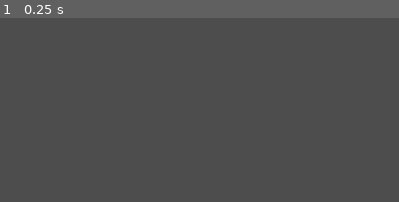
Above: before the commit, frame 1.
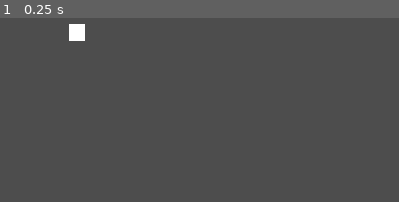
Above: after the commit, the same moment.

Repository: Vegito2367/HH25
Game: Godot game, scene res://Scenes/main.tscn
Two runs of this game, one before a commit and one after it. Both use one fixed random seed, a clock stepped at 60 frames per second and the inputs below. The project has no main scene, so this scene is started directly.
Inputs:
- Up to frame 1 (0.25 s): no input
The pictures show only the part of the screen within x 0-50%, y 0-50%; the shares and areas given below are measured in that part.

The runs differ from the first frame. In frame 1, 0.4% of the frame differs, in the area x 17-22%, y 3-13%.

Commit message:
Added bash script automation to run server and game

Diff:
--- a/godothh25/hh25/Scenes/main.tscn
+++ b/godothh25/hh25/Scenes/main.tscn
@@ -1,11 +1,61 @@
-[gd_scene load_steps=3 format=3 uid="uid://2mclk04ipov8"]
+[gd_scene load_steps=4 format=3 uid="uid://2mclk04ipov8"]
 
 [ext_resource type="Script" path="res://Scripts/screen_controller.gd" id="1_nt2sx"]
+
+[sub_resource type="CanvasTexture" id="CanvasTexture_vjct1"]
 
 [sub_resource type="PlaneMesh" id="PlaneMesh_3a071"]
 
 [node name="Node3D" type="Node3D"]
 script = ExtResource("1_nt2sx")
+zDistance = 5.0
+
+[node name="CanvasLayer" type="Control" parent="."]
+layout_mode = 3
+anchors_preset = 15
+anchor_right = 1.0
+anchor_bottom = 1.0
+grow_horizontal = 2
+grow_vertical = 2
+
+[node name="Cube" type="Button" parent="CanvasLayer"]
+layout_mode = 0
+offset_left = 370.0
+offset_top = 536.0
+offset_right = 418.0
+offset_bottom = 567.0
+scale = Vector2(1.5, 1.5)
+text = "Cube"
+
+[node name="Sphere" type="Button" parent="CanvasLayer"]
+layout_mode = 0
+offset_left = 506.0
+offset_top = 536.0
+offset_right = 569.0
+offset_bottom = 567.0
+scale = Vector2(1.5, 1.5)
+text = "Sphere
+"
+
+[node name="Diamond" type="Button" parent="CanvasLayer"]
+layout_mode = 0
+offset_left = 652.0
+offset_top = 536.0
+offset_right = 731.0
+offset_bottom = 567.0
+scale = Vector2(1.5, 1.5)
+text = "Diamond
+"
+
+[node name="Cursor" type="TextureRect" parent="CanvasLayer"]
+layout_mode = 0
+offset_left = 100.0
+offset_top = 72.0
+offset_right = 146.0
+offset_bottom = 120.0
+scale = Vector2(0.5, 0.5)
+mouse_filter = 2
+texture = SubResource("CanvasTexture_vjct1")
 
 [node name="Camera3D" type="Camera3D" parent="."]
 transform = Transform3D(1, 0, 0, 0, 1, 0, 0, 0, 1, 0, 0.420356, 0.39744)
@@ -19,37 +69,7 @@
 transform = Transform3D(1, 0, 0, 0, 1, 0, 0, 0, 1, 0, 0, -1.2781)
 mesh = SubResource("PlaneMesh_3a071")
 
-[node name="Control" type="Control" parent="."]
-layout_mode = 3
-anchors_preset = 0
-offset_right = 40.0
-offset_bottom = 40.0
-
-[node name="Button" type="Button" parent="Control"]
-layout_mode = 0
-offset_left = 370.0
-offset_top = 536.0
-offset_right = 418.0
-offset_bottom = 567.0
-scale = Vector2(1.5, 1.5)
-text = "Cube"
-
-[node name="Button2" type="Button" parent="Control"]
-layout_mode = 0
-offset_left = 506.0
-offset_top = 536.0
-offset_right = 569.0
-offset_bottom = 567.0
-scale = Vector2(1.5, 1.5)
-text = "Sphere
-"
-
-[node name="Button3" type="Button" parent="Control"]
-layout_mode = 0
-offset_left = 652.0
-offset_top = 536.0
-offset_right = 731.0
-offset_bottom = 567.0
-scale = Vector2(1.5, 1.5)
-text = "Diamond
-"
+[connection signal="button_down" from="CanvasLayer/Cube" to="." method="_on_cube_button_down"]
+[connection signal="button_down" from="CanvasLayer/Sphere" to="." method="_on_sphere_button_down"]
+[connection signal="button_down" from="CanvasLayer/Diamond" to="." method="_on_diamond_button_down"]
+[connection signal="button_down" from="CanvasLayer/Diamond" to="." method="_on_button_3_button_down"]
--- a/godothh25/hh25/Scripts/screen_controller.gd
+++ b/godothh25/hh25/Scripts/screen_controller.gd
@@ -11,6 +11,8 @@
 const SphereScene = preload("res://Scenes/sphere.tscn")
 const CubeScene = preload("res://Scenes/cube.tscn")
 
+@onready var cursor: TextureRect = $CanvasLayer/Cursor
+
 # Get a reference to the active camera.
 @onready var camera: Camera3D = get_viewport().get_camera_3d()
 
@@ -18,6 +20,7 @@
 var currentShape = null
 var previousCommand:String=""
 
+@export var zDistance:float=1.0
 # WebSocket client instance
 var _ws_client = WebSocketPeer.new()
 var _is_connected = false
@@ -53,12 +56,13 @@
 			_handle_command(packet_string)
 
 	elif state == WebSocketPeer.STATE_CLOSING:
-		# Keep polling until fully closed
+		# Keep polling until fully closeds
 		pass
 	elif state == WebSocketPeer.STATE_CLOSED:
 		if _is_connected:
 			_is_connected = false
 			print("Connection to vision server lost.")
+			killProgram()
 		# Optional: Add retry logic here
 		pass
 
@@ -74,7 +78,6 @@
 
 	# Use 'get' with a default value to safely access keys
 	var command = parsed_json.get("command", "none")
-
 
 	# Use a match statement to handle different commands
 	match command:
@@ -88,14 +91,28 @@
 				currentShape = CubeScene.instantiate()
 			add_child(currentShape)
 			currentShape.position = Vector3(0,0,10) #Dummy Position behind camera
-
 		"selectXY":
 			checkCommandCompatibility(command)
 			var x:float = float(parsed_json.get("x", "0.0"))
 			var y:float = float(parsed_json.get("y", "0.0"))
-			var screen_coords = Vector2(x, y)
+			var screen_coords = Vector2(x , y)
 			var world_coords = get_world_coords_on_z0_plane(screen_coords)
 			currentShape.position = world_coords
+
+		"cursor":
+			var xper:float = float(parsed_json.get("x", "0.0"))/100
+			var yper:float = float(parsed_json.get("y", "0.0"))/100
+			var currentViewport = get_viewport().size
+			var screen_coords = Vector2(currentViewport.x * xper, currentViewport.y * yper)
+			cursor.position = screen_coords
+
+		"click":
+			var xper:float = float(parsed_json.get("x", "0.0"))/100
+			var yper:float = float(parsed_json.get("y", "0.0"))/100
+			var currentViewport = get_viewport().size
+			var screen_coords = Vector2(currentViewport.x * xper, currentViewport.y * yper)
+			cursor.position = screen_coords
+			simulate_click(screen_coords)
 		"scale":
 			# TODO: Implement scaling logic
 			print("Received 'scale' command (not yet implemented).")
@@ -106,32 +123,11 @@
 			print("Received unknown command: ", command)
 	previousCommand = command
 
-func GetShapeScene(shape: String):
-	match shape:
-		"cube": return CubeScene
-		"sphere": return SphereScene
-		_: return null
-
-# This function instantiates a new shape in the scene
-func _insert_shape(shape_name: String):
-	var new_shape_instance = null
-	match shape_name:
-		"sphere":
-			print("Inserting Sphere")
-			new_shape_instance = SphereScene.instantiate()
-		"cube":
-			print("Inserting Cube")
-			new_shape_instance = CubeScene.instantiate()
-		_:
-			print("Cannot insert unknown shape: ", shape_name)
-			return
-
-
 
 func checkCommandCompatibility(command: String):
 	match command:
 		"insert":
-			if !(previousCommand=="" || previousCommand =="insert"):
+			if !(previousCommand in ["","insert","selectXY","cursor","click"]):
 						print("ERROR: INCOMPATIBLE SEQUENCE OF COMMANDS")
 						killProgram()
 		"selectXY":
@@ -157,8 +153,8 @@
 
 	# 1. Define the target plane where Z is always 0.
 	# The normal vector (0, 0, 1) is perpendicular to this plane.
-	var target_plane = Plane(-1*Vector3.FORWARD, 0)
-
+	var target_plane = Plane(Vector3.FORWARD, zDistance)
+	print(target_plane)
 	# 2. Get the ray's origin and direction from the camera.
 	var ray_origin: Vector3 = camera.project_ray_origin(screen_pos)
 	var ray_direction: Vector3 = camera.project_ray_normal(screen_pos)
@@ -175,3 +171,52 @@
 		print("Error: Camera ray does not intersect the Z=0 plane.")
 		# Return a sensible default or handle the error.
 		return Vector3.ZERO
+
+func simulate_click(screen_coords: Vector2):
+	# 1. Create the MOUSE PRESS event.
+	print("Mouse clicked")
+	var press_event = InputEventMouseButton.new()
+	press_event.position = screen_coords
+	press_event.button_index = MOUSE_BUTTON_LEFT
+	press_event.pressed = true
+
+	# 2. Dispatch the PRESS event.
+	Input.parse_input_event(press_event)
+
+	# It's best practice to wait one frame before the release,
+	# as many UI nodes trigger on the "up" action.
+	await get_tree().process_frame
+
+	# 3. Create the MOUSE RELEASE event.
+	var release_event = InputEventMouseButton.new()
+	release_event.position = screen_coords
+	release_event.button_index = MOUSE_BUTTON_LEFT
+	release_event.pressed = false # Set to false for release.
+
+	# 4. Dispatch the RELEASE event.
+	Input.parse_input_event(release_event)
+
+
+
+func _on_sphere_button_down() -> void:
+	var com = JSON.stringify({
+		"command":"insert",
+		"shape": "sphere"
+	})
+	_handle_command(com)
+
+
+func _on_diamond_button_down() -> void:
+	var com = JSON.stringify({
+		"command":"insert",
+		"shape": "diamond"
+	})
+	_handle_command(com)
+
+
+func _on_cube_button_down() -> void:
+	var com = JSON.stringify({
+		"command":"insert",
+		"shape": "cube"
+	})
+	_handle_command(com)
Not shown, added: run_server.sh
Not shown, changed: testvision.py
